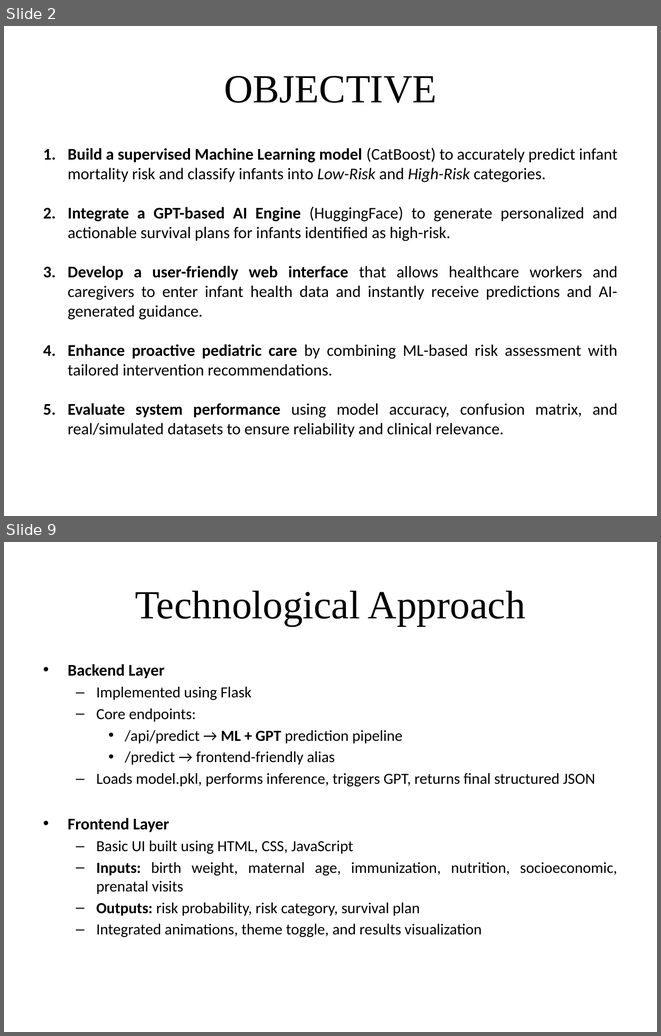
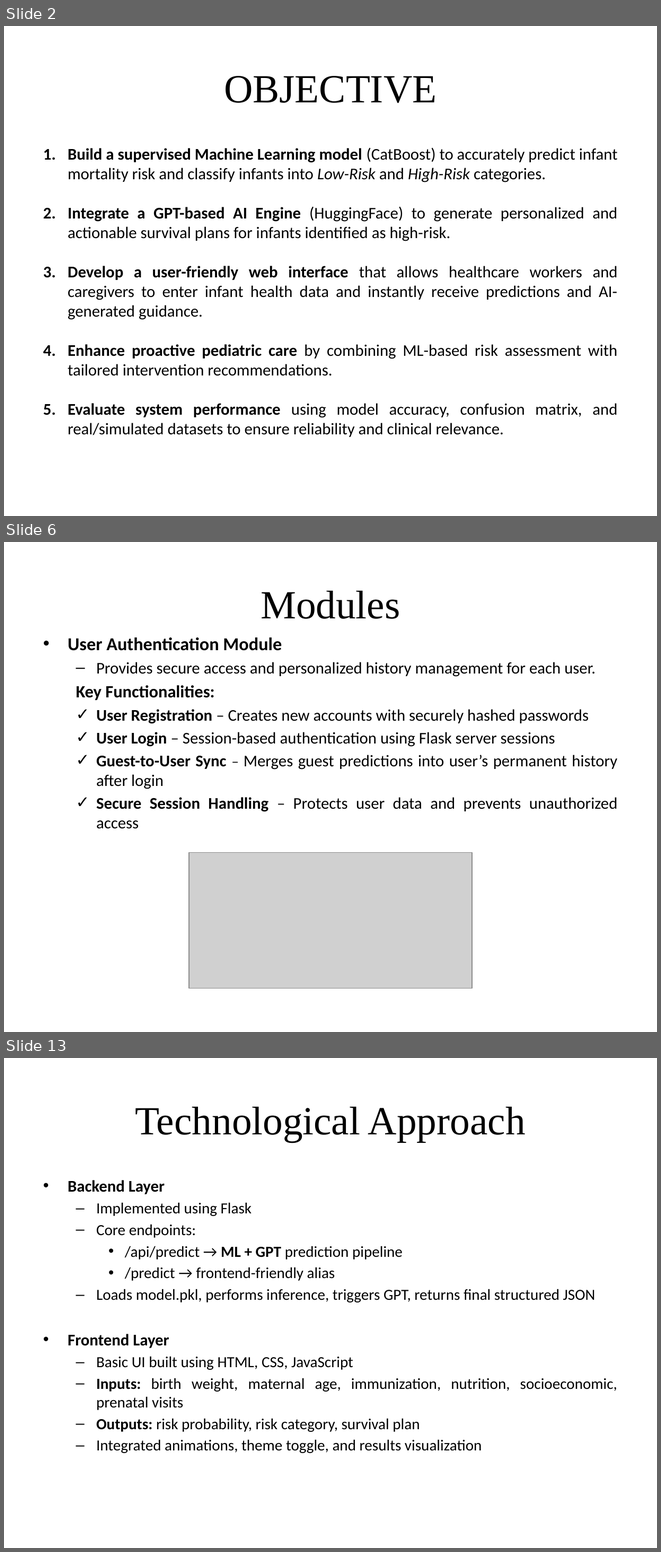
Before and after one commit to Lalithreddy-12/Intelligent-Infant-Health-Predictor-With-Personalized-AI-Guidance, a slide deck: Docs/Ppt/First Review.pptx. Shown one above the other, each under a label of ours: slides 2 and 9 before the commit, slides 2, 6 and 13 after it; the slides between them are not shown. The pictures are 661x1036 and 661x1552 pixels, drawn with LibreOffice and Linux fonts; fonts in the diff are those of the drawing; grey boxes stand for pictures. Boxes give left, top, right and bottom in pixels: in the first picture for what was removed or moved away, otherwise in the second. Text is boxed around its words. In the diff, an @@ line names an element or a change of style, - is before the commit and + after.

```diff
--- a/Docs/Ppt/First Review.pptx
+++ b/Docs/Ppt/First Review.pptx
@@ slide 6 added at (4, 542, 657, 1032), background #FFFFFF @@
@@ title added at (261, 590, 400, 619), 44 pt, text #000000 @@
+Modules
@@ text added at (68, 637, 618, 829), 18 pt, text #000000 @@
+• User Authentication Module
+  – Provides secure access and personalized history management for each user.
+  Key Functionalities:
+  ✓ User Registration – Creates new accounts with securely hashed passwords
+  ✓ User Login – Session-based authentication using Flask server sessions
+  ✓ Guest-to-User Sync – Merges guest predictions into user’s permanent history after login
+  ✓ Secure Session Handling – Protects user data and prevents unauthorized access
@@ picture added at (189, 852, 471, 988) @@
@@ what was slide 9 is now slide 13 @@
```
Also in this commit, not shown: 4 slides changed, 6 other slides added, 3 slides removed.
